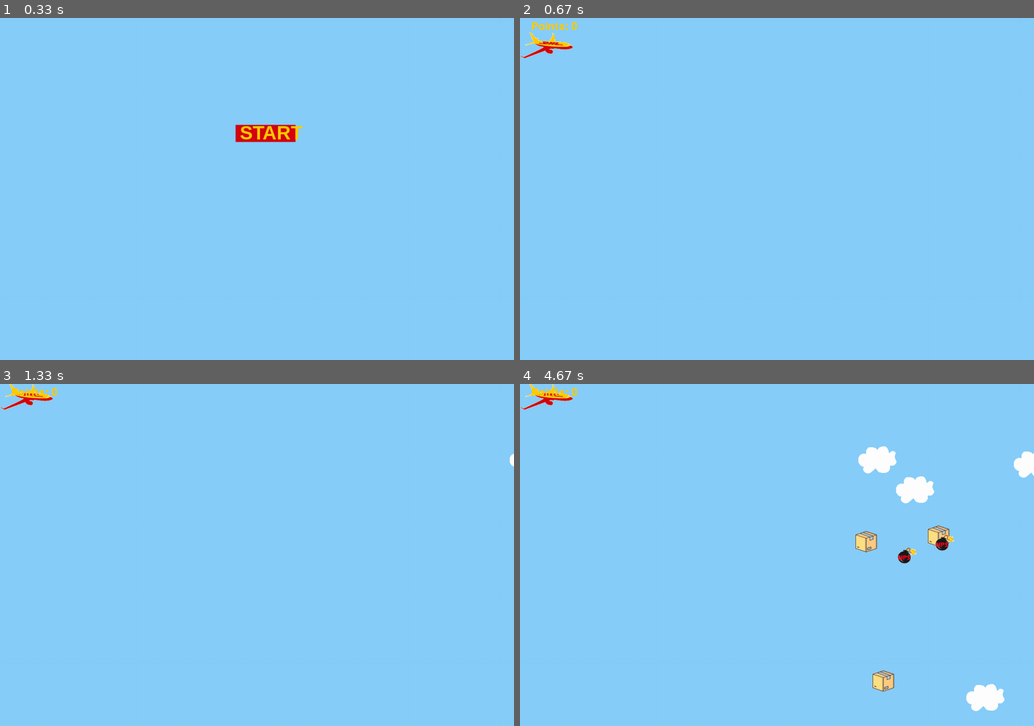
Above: before the commit, frames 1-4 (two rows, left to right).
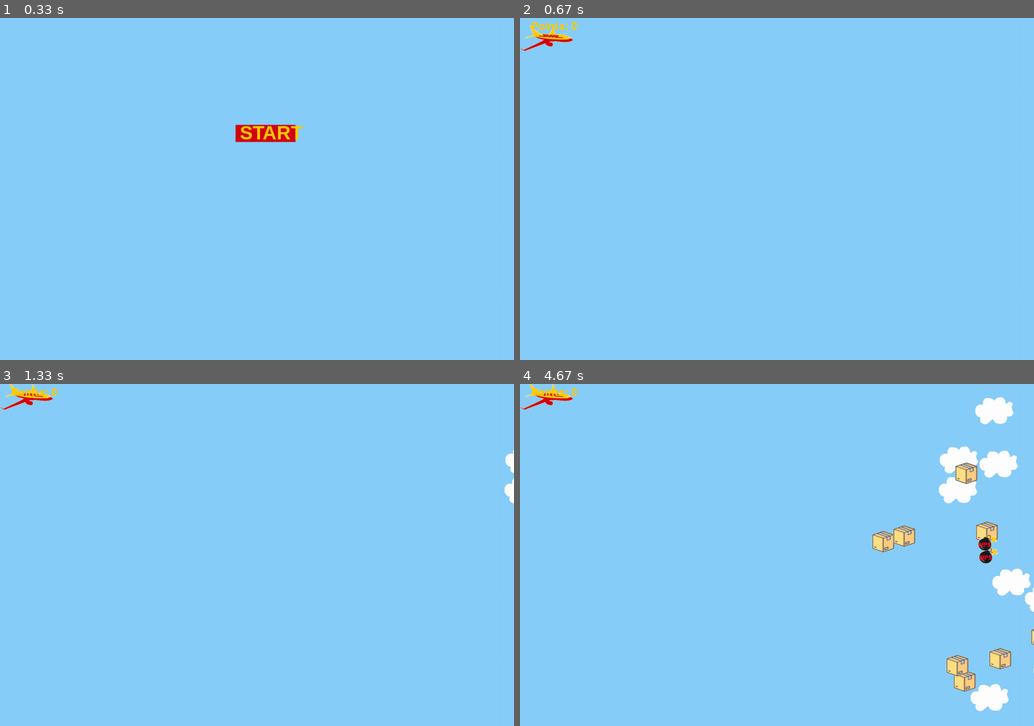
Above: after the commit, the same moments.

Repository: asandreev/Arduino
Game: pygame game, started from py_tut_with_images.py
Two runs of this game, one before a commit and one after it. Both use one fixed random seed, a clock stepped at 60 frames per second and the inputs below.
Inputs (mouse positions are in pixels of both pictures, inside the frame that each line leads up to):
- Up to frame 1 (0.33 s): no input
- Up to frame 2 (0.67 s): click "START" at 0.38 s
- Up to frame 3 (1.33 s): hold Up 0.67-1.13 s; move the mouse to (236, 568) at 0.7 s; hold Up from 1.17 s (still down)
- Up to frame 4 (4.67 s): release Up at 1.53 s; hold Up 1.57-1.87 s; hold Up 1.9-2.27 s; hold Up 2.3-2.6 s; hold Up 2.63-3 s; hold Up 3.03-3.33 s; hold Up 3.37-3.73 s; hold Up 3.77-4.07 s; hold Up 4.1-4.47 s; hold Up from 4.5 s (still down)

Frame 1 is identical in both runs. In frame 2, 0.4% of the frame differs, in the area x 0-11%, y 2-12%; in frame 3, 0.1%; in frame 4, 6.0%, in the area x 65-100%, y 3-96%.

Commit message:
New speed

Diff:
--- a/py_tut_with_images.py
+++ b/py_tut_with_images.py
@@ -32,7 +32,7 @@
 # Define the Player object extending pygame.sprite.Sprite
 # Instead of a surface, we use an image for a better looking sprite
 class Player(pygame.sprite.Sprite):
-    vspeed = 2
+    vspeed = 0
 
     def __init__(self):
         super(Player, self).__init__()
@@ -46,15 +46,16 @@
         if noise is None :
             noise = 0
         print(noise)
-
         if pressed_keys[K_UP]:
             self.vspeed = -18
             move_up_sound.play()
+        elif int(noise) > 100:
+            self.vspeed = -20
         elif int(noise) > 25:
-            self.vspeed = -14
+            self.vspeed = -10
             move_up_sound.play()
         elif self.vspeed < 1:
-            self.vspeed = self.vspeed + 1
+            self.vspeed = self.vspeed+1
 
         self.rect.move_ip(0, self.vspeed)
 
@@ -96,7 +97,7 @@
                 random.randint(0, SCREEN_HEIGHT),
             )
         )
-        self.speed = random.randint(1, 5)
+        self.speed = random.randint(1, 3)
 
     # Move the package based on speed
     # Remove it when it passes the left edge of the screen
@@ -117,7 +118,7 @@
                 random.randint(0, SCREEN_HEIGHT),
             )
         )
-        self.speed = random.randint(1, 5)
+        self.speed = random.randint(1, 3)
 
     # Move the package based on speed
     # Remove it when it passes the left edge of the screen
@@ -163,7 +164,7 @@
     # Move the cloud based on a constant speed
     # Remove it when it passes the left edge of the screen
     def update(self):
-        self.rect.move_ip(-2, 0)
+        self.rect.move_ip(-1, 0)
         if self.rect.right < 0:
             self.kill()
 
@@ -184,15 +185,13 @@
 # Create custom events for adding a new package and cloud
 ADDpackage = pygame.USEREVENT + 1
 ADDBOMB = pygame.USEREVENT + 3
-pygame.time.set_timer(ADDpackage, 1000)
+pygame.time.set_timer(ADDpackage, 500)
 pygame.time.set_timer(ADDBOMB, 1500)
 ADDCLOUD = pygame.USEREVENT + 2
-pygame.time.set_timer(ADDCLOUD, 1000)
+pygame.time.set_timer(ADDCLOUD, 500)
 pygame.display.set_caption("DHL PLANE")
 
 # Load and play our background music
-# Sound source: http://ccmixter.org/files/Apoxode/59262
-# License: https://creativecommons.org/licenses/by/3.0/
 pygame.mixer.music.load("music.wav")
 pygame.mixer.music.play(loops=-1)
 
Binary file removed: jet3.png
Not shown, removed: flying.wav
